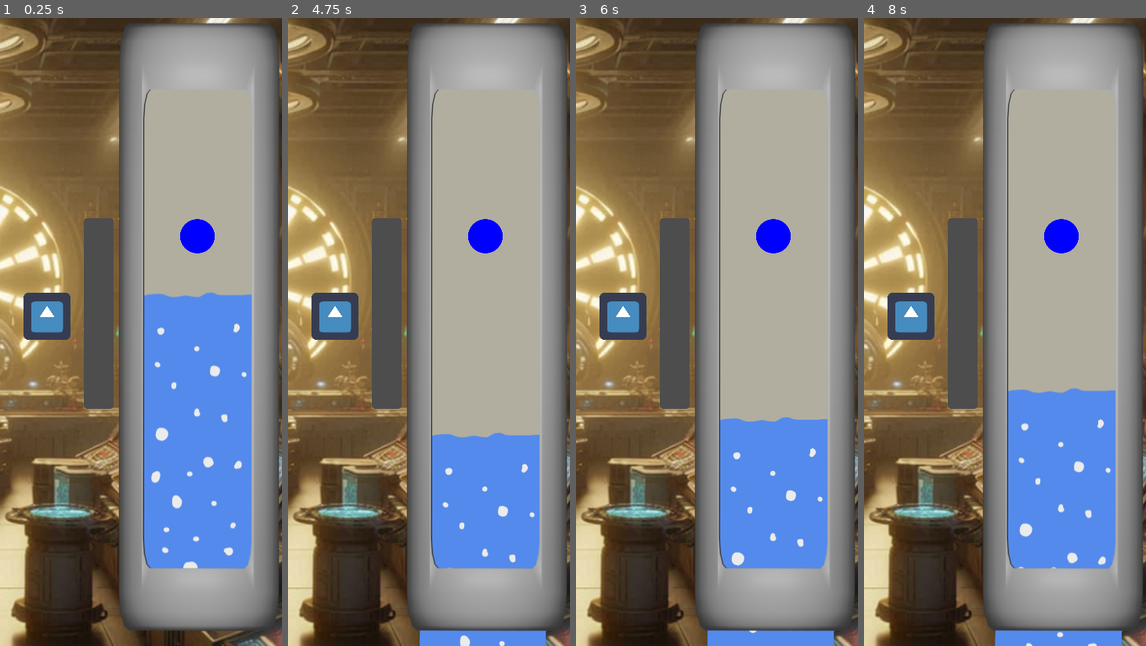
Above: before the commit, frames 1-4 (left to right).
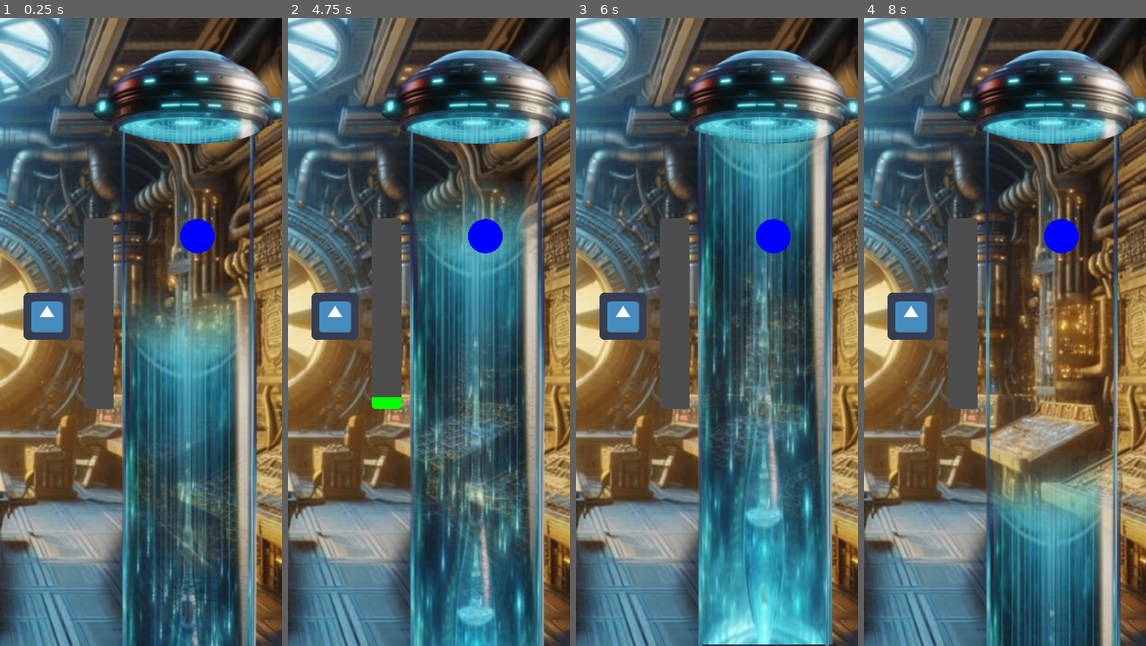
Above: after the commit, the same moments.

Repository: esburch/coolant-stabilizer
Game: Godot game, scene res://main.tscn
Two runs of this game, one before a commit and one after it. Both use one fixed random seed, a clock stepped at 60 frames per second and the inputs below. The engine's default icon, where the game draws it, is replaced by a stand-in: a white triangle on a blue panel in a dark square.
Inputs (mouse positions are in pixels of both pictures, inside the frame that each line leads up to):
- Up to frame 1 (0.25 s): no input
- Up to frame 2 (4.75 s): move the mouse to (491, 300) at 0.52 s; press the mouse at (491, 300) at 0.53 s; move the mouse to (372, 363) at 1.27 s; release the mouse at (372, 363) at 1.28 s; click (372, 363) at 1.35 s; move the mouse to (457, 193) at 2.02 s; press the mouse at (457, 193) at 2.03 s; move the mouse to (414, 457) at 2.77 s; release the mouse at (414, 457) at 2.78 s; click (414, 457) at 2.85 s; move the mouse to (513, 426) at 3.52 s; press the mouse at (513, 426) at 3.53 s; move the mouse to (344, 237) at 4.27 s; release the mouse at (344, 237) at 4.28 s; click (344, 237) at 4.35 s
- Up to frame 3 (6 s): move the mouse to (731, 332) at 5.02 s; press the mouse at (731, 332) at 5.03 s; move the mouse to (674, 175) at 5.77 s; release the mouse at (674, 175) at 5.78 s; click (674, 175) at 5.85 s
- Up to frame 4 (8 s): move the mouse to (1067, 300) at 6.52 s; press the mouse at (1067, 300) at 6.53 s; move the mouse to (948, 363) at 7.27 s; release the mouse at (948, 363) at 7.28 s; click (948, 363) at 7.35 s

The runs differ from the first frame. In frame 1, 89% of the frame differs, in the area x 0-100%, y 0-100%; in frame 2, 89%; in frame 3, 89%; in frame 4, 89%.

Commit message:
Push with new art

Diff:
--- a/Coolant.tscn
+++ b/Coolant.tscn
@@ -1,7 +1,7 @@
 [gd_scene load_steps=5 format=2]
 
 [ext_resource path="res://Coolant.gd" type="Script" id=1]
-[ext_resource path="res://art/Untitled_Artwork-2.png" type="Texture" id=2]
+[ext_resource path="res://art/IMG_0366.PNG" type="Texture" id=2]
 
 [sub_resource type="RectangleShape2D" id=1]
 extents = Vector2( 81, 22.5 )
@@ -10,18 +10,15 @@
 extents = Vector2( 80.5, 22 )
 
 [node name="Coolant" type="KinematicBody2D"]
-position = Vector2( 88, 84 )
+position = Vector2( 86, 359 )
 script = ExtResource( 1 )
-__meta__ = {
-"_edit_group_": true
-}
 
 [node name="Sprite" type="Sprite" parent="."]
 physics_interpolation_mode = 2
 texture = ExtResource( 2 )
 
 [node name="CollisionShape2D" type="CollisionShape2D" parent="."]
-position = Vector2( -8, -93.5 )
+position = Vector2( -5, -300 )
 shape = SubResource( 1 )
 
 [node name="Area2D" type="Area2D" parent="."]
@@ -30,7 +27,7 @@
 monitorable = false
 
 [node name="CollisionShape2D" type="CollisionShape2D" parent="Area2D"]
-position = Vector2( -6.5, -93 )
+position = Vector2( -6, -294 )
 shape = SubResource( 2 )
 
 [node name="Timer" type="Timer" parent="."]
--- a/main.tscn
+++ b/main.tscn
@@ -1,15 +1,14 @@
-[gd_scene load_steps=13 format=2]
+[gd_scene load_steps=12 format=2]
 
 [ext_resource path="res://main.gd" type="Script" id=1]
 [ext_resource path="res://art/Untitled_Artwork-3.png" type="Texture" id=2]
-[ext_resource path="res://art/Untitled_Artwork-1.png" type="Texture" id=3]
+[ext_resource path="res://art/IMG_0367.PNG" type="Texture" id=3]
 [ext_resource path="res://Coolant.tscn" type="PackedScene" id=4]
 [ext_resource path="res://art/600px-Godot_icon.svg.png" type="Texture" id=5]
 [ext_resource path="res://art/bobber.png" type="Texture" id=6]
 [ext_resource path="res://art/progress-fg.png" type="Texture" id=7]
 [ext_resource path="res://art/progress-bg.png" type="Texture" id=8]
-[ext_resource path="res://art/coolant_tank.png" type="Texture" id=9]
-[ext_resource path="res://art/att.ijwD0b4tV3UzaWZsWsbwIrgitkxRLGoQwRrkFGzFjy8.jpg" type="Texture" id=10]
+[ext_resource path="res://art/IMG_0365.PNG" type="Texture" id=9]
 
 [sub_resource type="RectangleShape2D" id=1]
 extents = Vector2( 102.5, 10 )
@@ -27,16 +26,14 @@
 margin_top = -42.0
 margin_right = 458.0
 margin_bottom = 982.0
-texture = ExtResource( 10 )
+texture = ExtResource( 3 )
 stretch_mode = 5
 
-[node name="PipeBackground" type="Sprite" parent="."]
-position = Vector2( 256, 335 )
-scale = Vector2( 1, 1.1625 )
-texture = ExtResource( 3 )
-
 [node name="Coolant" parent="." instance=ExtResource( 4 )]
-position = Vector2( 257, 447 )
+position = Vector2( 243, 679 )
+__meta__ = {
+"_edit_group_": true
+}
 
 [node name="CoolantPipe" type="Sprite" parent="."]
 visible = false
@@ -44,8 +41,8 @@
 texture = ExtResource( 2 )
 
 [node name="CoolantPipeModel" type="Sprite" parent="."]
-position = Vector2( 252, 411 )
-scale = Vector2( 0.541016, 0.951172 )
+position = Vector2( -55, 465.5 )
+scale = Vector2( 0.994141, 0.995117 )
 texture = ExtResource( 9 )
 
 [node name="StaticBody2D" type="StaticBody2D" parent="."]
Binary file added: art/IMG_0365.PNG
Not shown, added: art/IMG_0365.PNG.import
Binary file added: art/IMG_0366.PNG
Not shown, added: art/IMG_0366.PNG.import
Binary file added: art/IMG_0367.PNG
Not shown, added: art/IMG_0367.PNG.import
